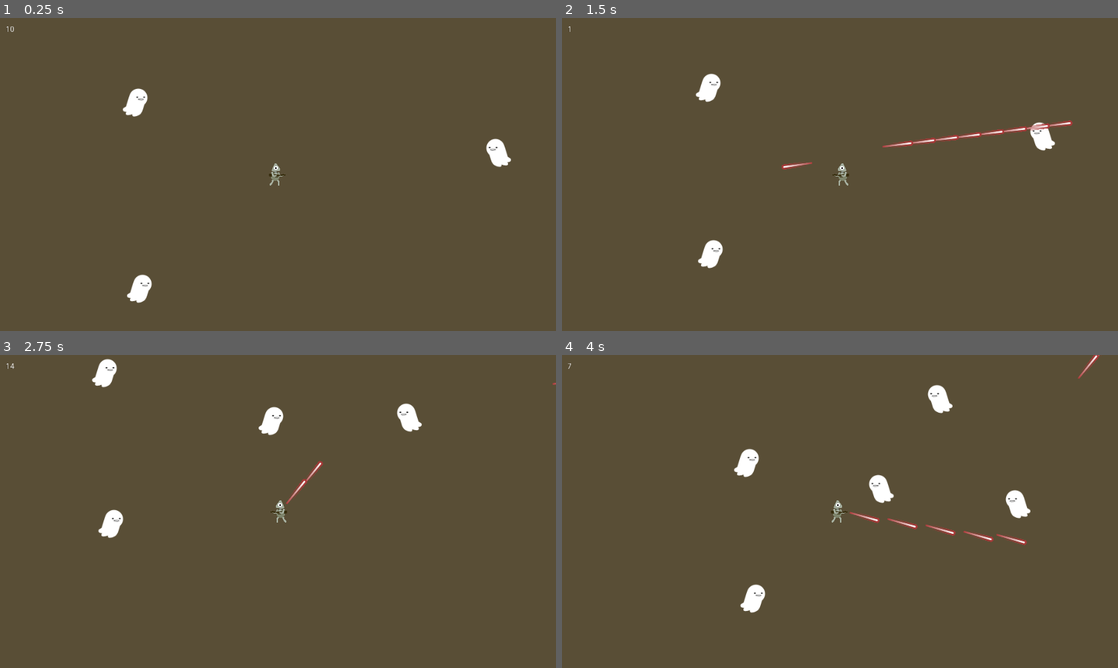
Above: before the commit, frames 1-4 (two rows, left to right).
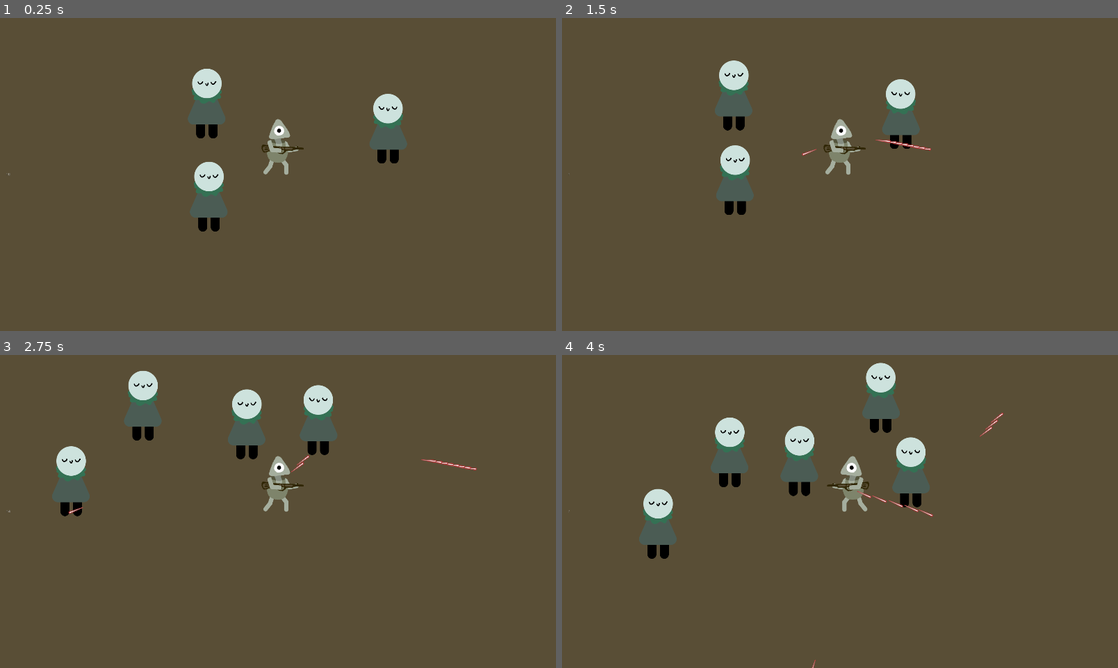
Above: after the commit, the same moments.

Repository: joscco/Dicity
Game: Godot game, scene res://Characters/MainGameScene.tscn
The game is run twice, just before and just after one commit, with the same random seed, the same clock (stepped at 60 frames per second) and the same inputs.
Inputs (mouse positions are in pixels of both pictures, inside the frame that each line leads up to):
- Up to frame 1 (0.25 s): no input
- Up to frame 2 (1.5 s): move the mouse to (962, 158) at 0.52 s; press the mouse at (962, 158) at 0.53 s; hold Right (right) 0.53-1.28 s; move the mouse to (728, 190) at 1.27 s; release the mouse at (728, 190) at 1.28 s; hold Down (down) from 1.28 s (still down); click (728, 190) at 1.35 s
- Up to frame 3 (2.75 s): move the mouse to (333, 442) at 2.02 s; release Down (down) at 2.03 s; press the mouse at (333, 442) at 2.03 s; hold Right (right) from 2.03 s (still down)
- Up to frame 4 (4 s): move the mouse to (812, 574) at 2.77 s; release Right (right) at 2.78 s; release the mouse at (812, 574) at 2.78 s; hold Up (up) 2.78-3.53 s; click (812, 574) at 2.85 s; move the mouse to (1006, 558) at 3.52 s; press the mouse at (1006, 558) at 3.53 s; hold Left (left) from 3.53 s (still down)

The runs differ from the first frame. In frame 1, 4.5% of the frame differs, in the area x 1-92%, y 2-92%; in frame 2, 5.1%; in frame 3, 6.1%; in frame 4, 7.6%, in the area x 1-97%, y 0-100%.

Commit message:
Fix double sounds and ysort mess

Diff:
--- a/Characters/CameraController.gd
+++ b/Characters/CameraController.gd
@@ -1,8 +1,6 @@
 extends Camera2D
 
-onready var player = get_node("../Player")
-onready var ammoCount = $AmmoCount
+onready var player = get_node("../Characters/Player")
 
 func _process(delta):
 	position = player.position
-	ammoCount.text = str(player.ammo)
--- a/Characters/Ghost.tscn
+++ b/Characters/Ghost.tscn
@@ -1,20 +1,21 @@
 [gd_scene load_steps=4 format=2]
 
-[ext_resource path="res://art/ghost.png" type="Texture" id=1]
+[ext_resource path="res://Art/knight.png" type="Texture" id=1]
 [ext_resource path="res://Scripts/Chase.gd" type="Script" id=2]
 
 [sub_resource type="CapsuleShape2D" id=1]
-radius = 13.0
+radius = 103.0
 height = 0.0
 
 [node name="Ghost" type="KinematicBody2D"]
 script = ExtResource( 2 )
 
 [node name="Sprite" type="Sprite" parent="."]
+position = Vector2( 0, -128 )
 texture = ExtResource( 1 )
 
 [node name="CollisionShape2D" type="CollisionShape2D" parent="."]
-position = Vector2( 0, 1 )
+position = Vector2( -1, -129 )
 shape = SubResource( 1 )
 
 [connection signal="visibility_changed" from="." to="." method="_on_ghost_visibility_changed"]
--- a/Characters/MainGameScene.tscn
+++ b/Characters/MainGameScene.tscn
@@ -7,6 +7,7 @@
 [ext_resource path="res://GameScene/GameManager.tscn" type="PackedScene" id=5]
 [ext_resource path="res://Art/MainScene/backgroundMain.png" type="Texture" id=6]
 [ext_resource path="res://characters/CameraController.gd" type="Script" id=7]
+[ext_resource path="res://characters/UIController.gd" type="Script" id=8]
 
 [node name="MainGameScene" type="Node2D"]
 position = Vector2( 0, 2 )
@@ -16,32 +17,44 @@
 
 [node name="GameManager" parent="." instance=ExtResource( 5 )]
 
-[node name="Ghost" parent="." instance=ExtResource( 1 )]
-position = Vector2( 866, 232 )
-
-[node name="Player" parent="." instance=ExtResource( 4 )]
-position = Vector2( 480, 270 )
-Bullet = ExtResource( 2 )
-
-[node name="ghost2" parent="." instance=ExtResource( 1 )]
-position = Vector2( 229, 143 )
-
-[node name="ghost3" parent="." instance=ExtResource( 1 )]
-position = Vector2( 237, 471 )
-
 [node name="Background" type="Sprite" parent="."]
-position = Vector2( 478, 278 )
-scale = Vector2( 37.4666, 24.0287 )
+scale = Vector2( 40, 25 )
 z_index = -100
 texture = ExtResource( 6 )
 
 [node name="Camera2D2" type="Camera2D" parent="."]
-position = Vector2( 480, 270 )
 current = true
 script = ExtResource( 7 )
 
-[node name="AmmoCount" parent="Camera2D2" instance=ExtResource( 3 )]
-margin_left = -471.0
-margin_top = -257.0
-margin_right = -281.0
-margin_bottom = -155.0
+[node name="CanvasLayer" type="CanvasLayer" parent="."]
+script = ExtResource( 8 )
+
+[node name="MarginContainer" type="MarginContainer" parent="CanvasLayer"]
+anchor_right = 1.0
+anchor_bottom = 1.0
+margin_left = 20.0
+margin_top = 20.0
+margin_right = -20.0
+margin_bottom = -20.0
+
+[node name="AmmoCount" parent="CanvasLayer/MarginContainer" instance=ExtResource( 3 )]
+anchor_right = 0.0
+anchor_bottom = 0.0
+margin_top = 513.0
+margin_right = 1880.0
+margin_bottom = 527.0
+
+[node name="Characters" type="YSort" parent="."]
+
+[node name="Ghost" parent="Characters" instance=ExtResource( 1 )]
+position = Vector2( 866, 232 )
+
+[node name="Player" parent="Characters" instance=ExtResource( 4 )]
+position = Vector2( 480, 270 )
+Bullet = ExtResource( 2 )
+
+[node name="ghost2" parent="Characters" instance=ExtResource( 1 )]
+position = Vector2( 229, 143 )
+
+[node name="ghost3" parent="Characters" instance=ExtResource( 1 )]
+position = Vector2( 237, 471 )
--- a/Characters/Player.tscn
+++ b/Characters/Player.tscn
@@ -4,28 +4,28 @@
 [ext_resource path="res://Scripts/Move.gd" type="Script" id=2]
 
 [sub_resource type="CapsuleShape2D" id=1]
-radius = 13.0
-height = 22.0
+radius = 39.0
+height = 108.0
 
 [node name="Player" type="KinematicBody2D" groups=["player"]]
 script = ExtResource( 2 )
 
 [node name="CollisionShape2D" type="CollisionShape2D" parent="."]
-position = Vector2( 0, 2 )
+position = Vector2( 2, -96 )
 shape = SubResource( 1 )
 
 [node name="Sprite" type="Sprite" parent="."]
-position = Vector2( -4.76837e-06, 0 )
-scale = Vector2( 0.2, 0.2 )
+position = Vector2( 22, -95 )
 texture = ExtResource( 1 )
 hframes = 16
 vframes = 3
 
 [node name="Gun" type="Node2D" parent="."]
+position = Vector2( 0, -94 )
 scale = Vector2( 0.2, 0.2 )
 
 [node name="Muzzle" type="Position2D" parent="Gun"]
-position = Vector2( 65, 0 )
+position = Vector2( 335, 0 )
 __meta__ = {
 "_gizmo_extents_": 14.8
 }
--- /dev/null
+++ b/Characters/UIController.gd
@@ -0,0 +1,7 @@
+extends CanvasLayer
+
+onready var player = get_node("../Characters/Player")
+onready var ammoCount = $MarginContainer/AmmoCount
+
+func _process(delta):
+	ammoCount.text = str(player.ammo)
--- a/Scripts/GameManager.gd
+++ b/Scripts/GameManager.gd
@@ -11,7 +11,7 @@
 onready var ShellSound = preload("res://sounds/shells.mp3")
 onready var ShootSound = preload("res://sounds/shoot.mp3")
 
-onready var player = get_node("../Player")
+onready var player = get_node("../Characters/Player")
 
 var timer = null
 
@@ -35,10 +35,11 @@
 		offset.y = -offset.y
 	b.transform.origin = player.position + offset
 
-	owner.add_child(b)
+	get_node("../Characters").add_child(b)
 
 func playSound(sfx = "hit"):
 	var asp = AudioStreamPlayer2D.new()
+
 	add_child(asp)
 	if sfx == "hit":
 		asp.stream = HitSound
--- a/Scripts/Move.gd
+++ b/Scripts/Move.gd
@@ -50,8 +50,9 @@
 			reloadTimer.start()
 		else:
 			can_shoot = false
-			get_node("../GameManager").playSound("shoot")
-			get_node("../GameManager").playSound("shells")
+			print("shooting")
+			get_node("../../GameManager").playSound("hit")
+			get_node("../../GameManager").playSound("shells")
 			timer.start()
 			var b = Bullet.instance()
 			owner.add_child(b)
@@ -74,9 +75,9 @@
 
 func rotateSprite():
 	if velocity[0] > 0:
+		sprite.flip_h = false
+	elif velocity[0] < 0:
 		sprite.flip_h = true
-	elif velocity[0] < 0:
-		sprite.flip_h = false
 
 func _physics_process(delta):
 
--- a/UI/ammoCount.tscn
+++ b/UI/ammoCount.tscn
@@ -1,5 +1,5 @@
 [gd_scene format=2]
 
 [node name="ammoCount" type="Label"]
-margin_right = 569.0
-margin_bottom = 178.0
+anchor_right = 1.0
+anchor_bottom = 1.0
--- a/project.godot
+++ b/project.godot
@@ -17,9 +17,10 @@
 
 [display]
 
-window/size/width=960
-window/size/height=540
+window/size/width=1920
+window/size/height=1080
 window/size/resizable=false
+window/dpi/allow_hidpi=true
 window/stretch/mode="2d"
 window/stretch/aspect="keep"
 
Not shown: 1 places in Characters/MainGameScene.tscn that only renumber resources
